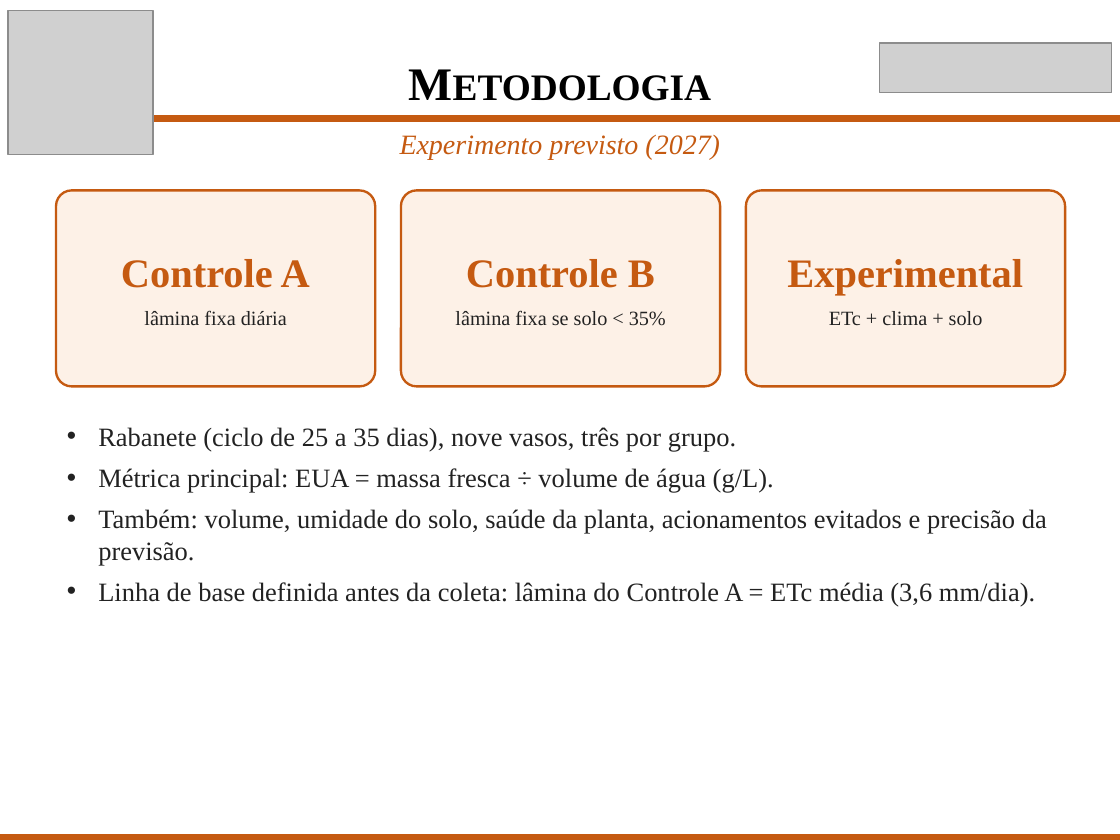
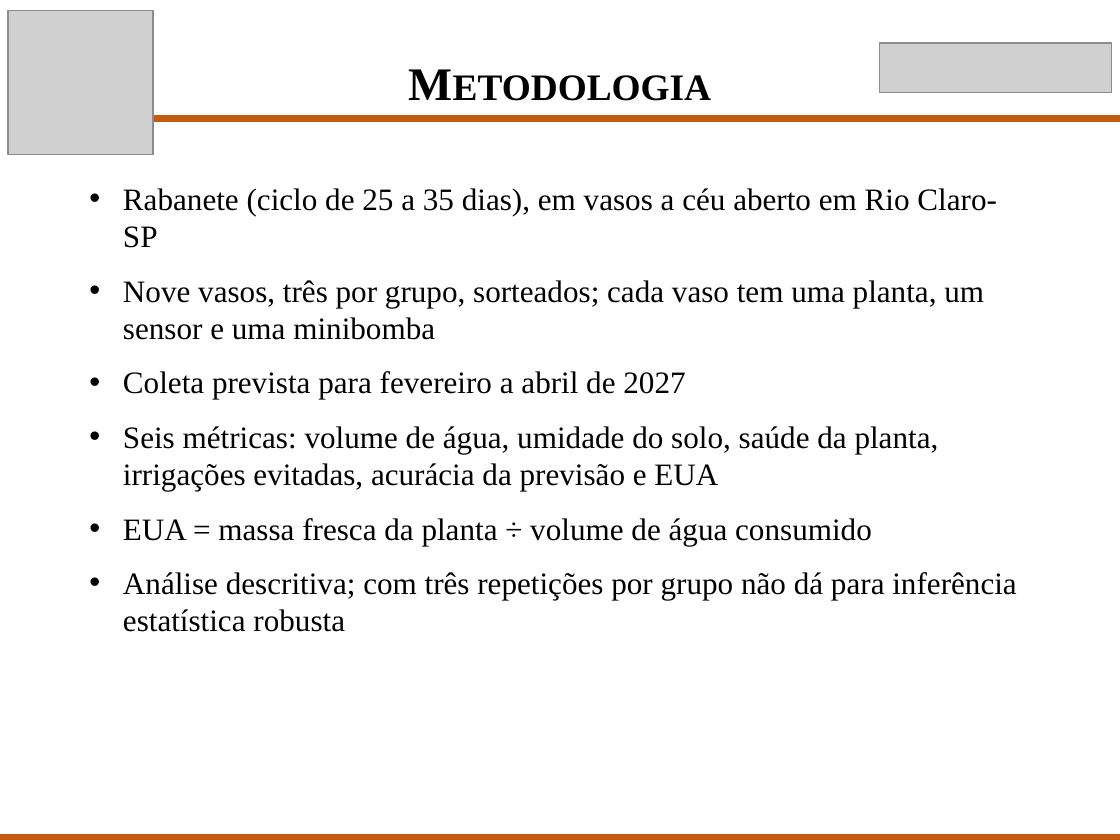
Before and after one commit to Scaglia05/irrigacao-inteligente, a slide deck: slide 7 of docs/p2/Apresentacao_TCC_P2.pptx. Drawn at 1120x840 pixels with LibreOffice and Linux fonts; fonts in the diff are those of the drawing; grey boxes stand for pictures. Boxes give left, top, right and bottom in pixels: in the first picture for what was removed or moved away, otherwise in the second. Text is boxed around its words. In the diff, an @@ line names an element or a change of style, - is before the commit and + after.

```diff
--- a/docs/p2/Apresentacao_TCC_P2.pptx
+++ b/docs/p2/Apresentacao_TCC_P2.pptx
@@ text removed at [400, 135, 720, 160] @@
-Experimento previsto (2027)
@@ rounded rectangle removed at [56, 190, 375, 386] @@
-Controle A
-lâmina fixa diária
@@ text at [123, 188, 1016, 632]: text changed; size 17 to 20 pt; text colour #222222 to #000000 @@
-• Rabanete (ciclo de 25 a 35 dias), nove vasos, três por grupo.
-• Métrica principal: EUA = massa fresca ÷ volume de água (g/L).
-• Também: volume, umidade do solo, saúde da planta, acionamentos evitados e precisão da previsão.
-• Linha de base definida antes da coleta: lâmina do Controle A = ETc média (3,6 mm/dia).
+• Rabanete (ciclo de 25 a 35 dias), em vasos a céu aberto em Rio Claro-SP
+• Nove vasos, três por grupo, sorteados; cada vaso tem uma planta, um sensor e uma minibomba
+• Coleta prevista para fevereiro a abril de 2027
+• Seis métricas: volume de água, umidade do solo, saúde da planta, irrigações evitadas, acurácia da previsão e EUA
+• EUA = massa fresca da planta ÷ volume de água consumido
+• Análise descritiva; com três repetições por grupo não dá para inferência estatística robusta
@@ rounded rectangle removed at [401, 190, 720, 386] @@
-Controle B
-lâmina fixa se solo < 35%
@@ rounded rectangle removed at [746, 190, 1065, 386] @@
-Experimental
-ETc + clima + solo
```
Also in this commit, not shown: 10 other slides changed, 2 slides added, 2 slides removed, 1 other file.
